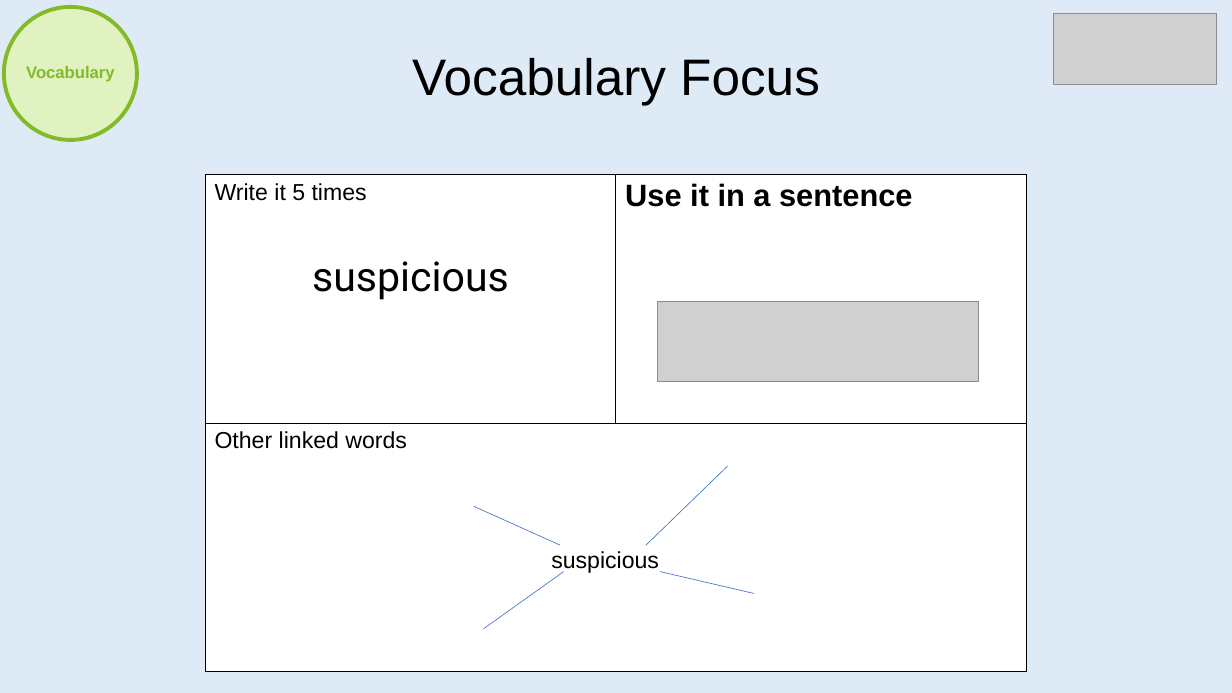
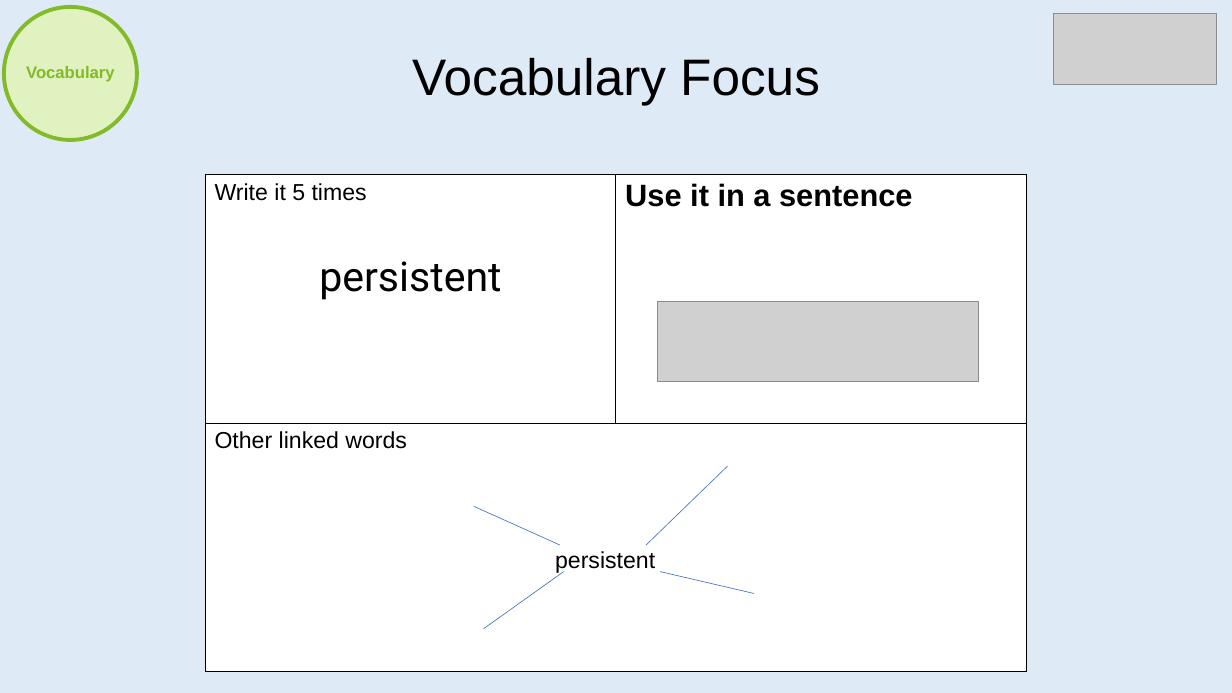
Before and after one commit to imcl75/claude_files, a slide deck: slide 5 of Reading/BeingAReader_Template.pptx. Drawn at 1232x693 pixels with LibreOffice and Linux fonts; fonts in the diff are those of the drawing; grey boxes stand for pictures. Boxes give left, top, right and bottom in pixels: in the first picture for what was removed or moved away, otherwise in the second. Text is boxed around its words. In the diff, an @@ line names an element or a change of style, - is before the commit and + after.

```diff
--- a/Reading/BeingAReader_Template.pptx
+++ b/Reading/BeingAReader_Template.pptx
@@ table at [205,175,1026,672] @@
-row 1, column 1: Write it 5 times / suspicious
+row 1, column 1: Write it 5 times / persistent
@@ text at [555,551,655,574]: text changed @@
-suspicious
+persistent
```
Also in this commit, not shown: 11 other slides changed.
